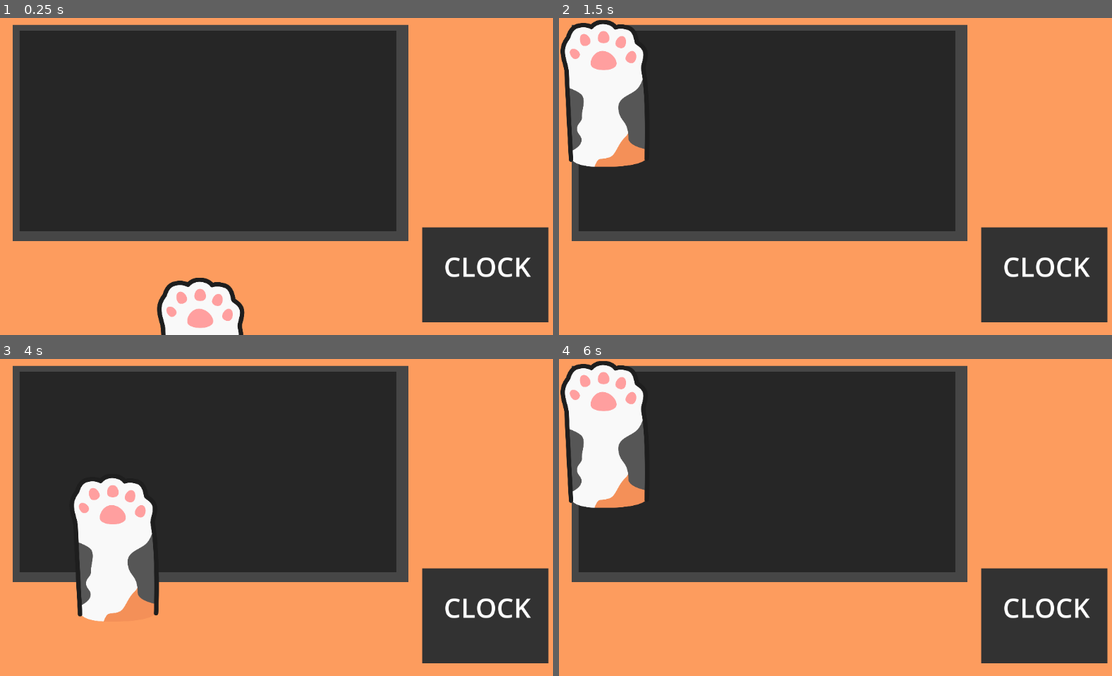
Above: before the commit, frames 1-4 (two rows, left to right).
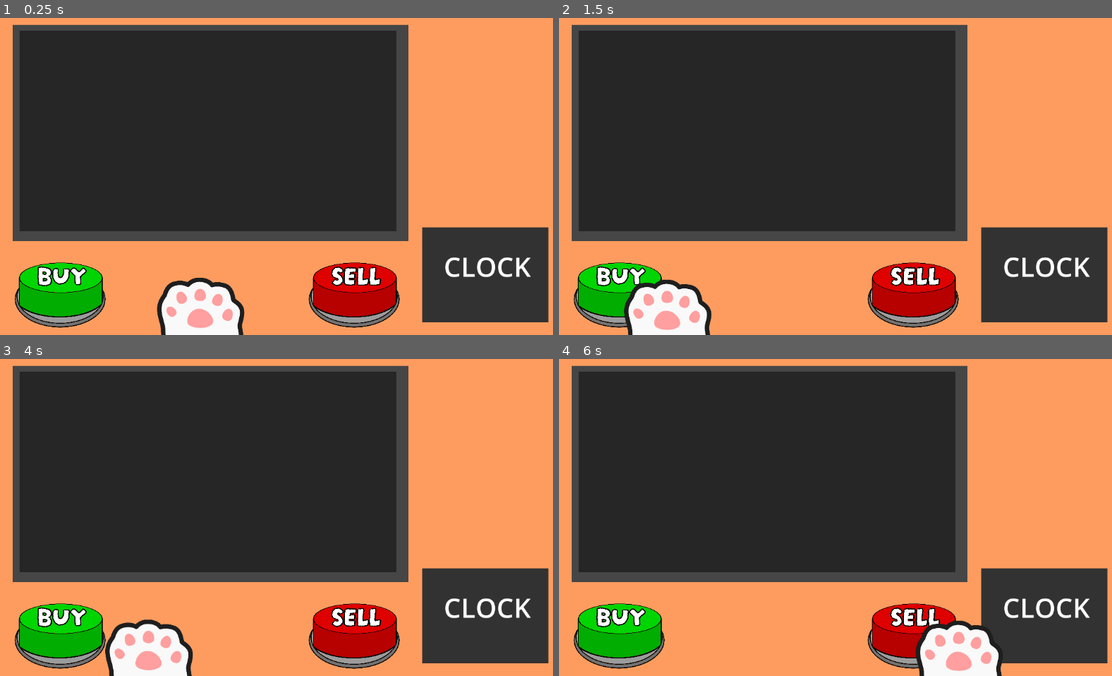
Above: after the commit, the same moments.

Repository: JamesSknr/purr-chase
Game: Godot game, scene res://scenes/test_scene.tscn
The game is run twice, just before and just after one commit, with the same random seed, the same clock (stepped at 60 frames per second) and the same inputs.
Inputs (mouse positions are in pixels of both pictures, inside the frame that each line leads up to):
- Up to frame 1 (0.25 s): no input
- Up to frame 2 (1.5 s): tap Enter at 0.5 s; move the mouse to (962, 160) at 0.52 s; hold D 0.53-1.28 s; click (962, 160) at 0.67 s; move the mouse to (730, 192) at 1.27 s; hold A from 1.28 s (still down)
- Up to frame 3 (4 s): move the mouse to (337, 447) at 2.02 s; release A at 2.03 s; hold D 2.03-3.53 s; move the mouse to (254, 580) at 2.77 s; click (254, 580) at 2.92 s; tap Space at 3.5 s; move the mouse to (453, 565) at 3.52 s; hold A from 3.53 s (still down)
- Up to frame 4 (6 s): move the mouse to (669, 469) at 4.27 s; tap Enter at 5 s; move the mouse to (868, 517) at 5.02 s; click (868, 517) at 5.17 s; tap Space at 5.75 s; move the mouse to (758, 438) at 5.77 s; release A at 5.78 s; hold D from 5.78 s (still down)

The runs differ from the first frame. In frame 1, 5.6% of the frame differs, in the area x 2-73%, y 77-98%; in frame 2, 13%; in frame 3, 13%, in the area x 2-73%, y 37-100%; in frame 4, 13%.

Commit message:
Add new button scenes

Diff:
--- /dev/null
+++ b/scenes/buy_button.tscn
@@ -0,0 +1,14 @@
+[gd_scene format=3 uid="uid://c08k3vd16rcer"]
+
+[ext_resource type="Texture2D" uid="uid://dck8cbs1jf15m" path="res://art/Buy Button.png" id="1_ie13l"]
+[ext_resource type="Texture2D" uid="uid://c61vyc5episx3" path="res://art/Button Base.png" id="2_kyagg"]
+
+[node name="BuyButton" type="Node2D" unique_id=1816091244]
+
+[node name="BuyButton" type="Sprite2D" parent="." unique_id=899667267]
+scale = Vector2(0.12290625, 0.12290625)
+texture = ExtResource("1_ie13l")
+
+[node name="ButtonBase" type="Sprite2D" parent="." unique_id=1093714706]
+scale = Vector2(0.12290625, 0.12290625)
+texture = ExtResource("2_kyagg")
--- /dev/null
+++ b/scenes/sell_button.tscn
@@ -0,0 +1,14 @@
+[gd_scene format=3 uid="uid://bdh6bjo0ow4il"]
+
+[ext_resource type="Texture2D" uid="uid://cd0qxetsmbyuh" path="res://art/Sell Button.png" id="1_2wawk"]
+[ext_resource type="Texture2D" uid="uid://c61vyc5episx3" path="res://art/Button Base.png" id="2_iehiq"]
+
+[node name="SellButton" type="Node2D" unique_id=1816091244]
+
+[node name="SellButton" type="Sprite2D" parent="." unique_id=899667267]
+scale = Vector2(0.12290625, 0.12290625)
+texture = ExtResource("1_2wawk")
+
+[node name="ButtonBase" type="Sprite2D" parent="." unique_id=1093714706]
+scale = Vector2(0.12290625, 0.12290625)
+texture = ExtResource("2_iehiq")
--- a/scenes/test_scene.tscn
+++ b/scenes/test_scene.tscn
@@ -2,6 +2,8 @@
 
 [ext_resource type="PackedScene" uid="uid://0ychlkpant3a" path="res://scenes/cat_paw.tscn" id="1_g7g4h"]
 [ext_resource type="Script" uid="uid://cig4a81omwktx" path="res://scripts/level_logic.gd" id="1_j8ivh"]
+[ext_resource type="PackedScene" uid="uid://c08k3vd16rcer" path="res://scenes/buy_button.tscn" id="3_nd71p"]
+[ext_resource type="PackedScene" uid="uid://bdh6bjo0ow4il" path="res://scenes/sell_button.tscn" id="4_7ddre"]
 
 [node name="testScene" type="Node2D" unique_id=2012543513]
 script = ExtResource("1_j8ivh")
@@ -44,6 +46,12 @@
 theme_override_font_sizes/font_size = 55
 text = "CLOCK"
 
+[node name="BuyButton" parent="." unique_id=1816091244 instance=ExtResource("3_nd71p")]
+position = Vector2(131, 535)
+
+[node name="SellButton" parent="." unique_id=948599088 instance=ExtResource("4_7ddre")]
+position = Vector2(732, 535)
+
 [node name="CatPaw" parent="." unique_id=1855701812 instance=ExtResource("1_g7g4h")]
 anchors_preset = 11
 anchor_left = 1.0
--- a/scripts/level_logic.gd
+++ b/scripts/level_logic.gd
@@ -3,6 +3,8 @@
 var current_action = action.HOLD
 
 @onready var cat_paw: Cat = $CatPaw
+@onready var buy_button: Node2D = $BuyButton
+@onready var sell_button: Node2D = $SellButton
 
 
 
@@ -16,14 +18,14 @@
 		# If 'A' key is pressed buy a share
 		if event.pressed and event.keycode == KEY_A:
 			current_action = action.BUY
-			cat_paw.press_button_tween(Vector2(0,0))
+			cat_paw.press_button_tween(buy_button.position)
 
 			buy_share()
 
 		# If 'D' key is pressed sell a share
 		if event.pressed and event.keycode == KEY_D:
 			current_action = action.SELL
-			cat_paw.press_button_tween(Vector2(0,0))
+			cat_paw.press_button_tween(sell_button.position)
 			sell_share()
 
 		else:
